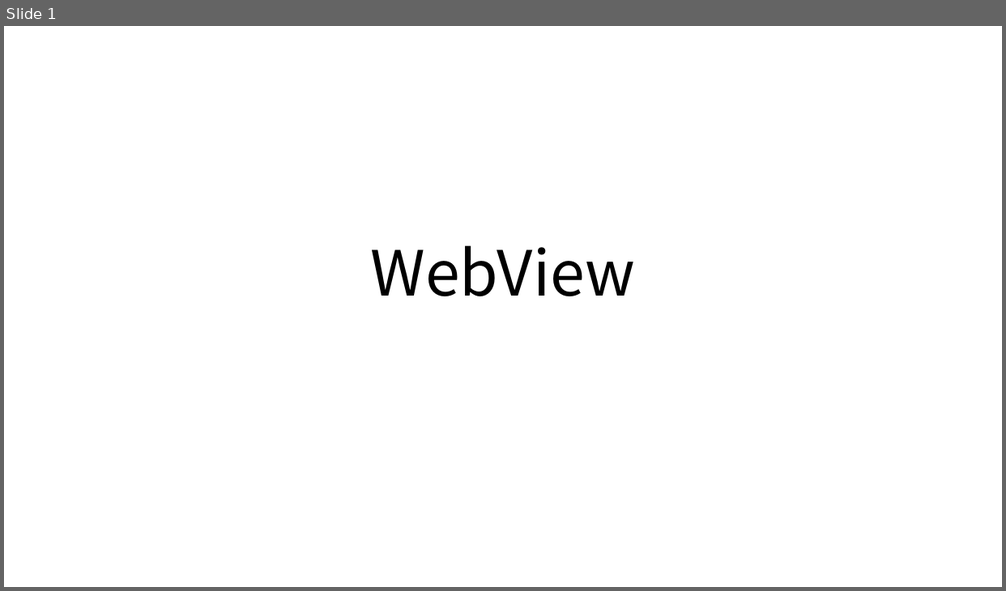
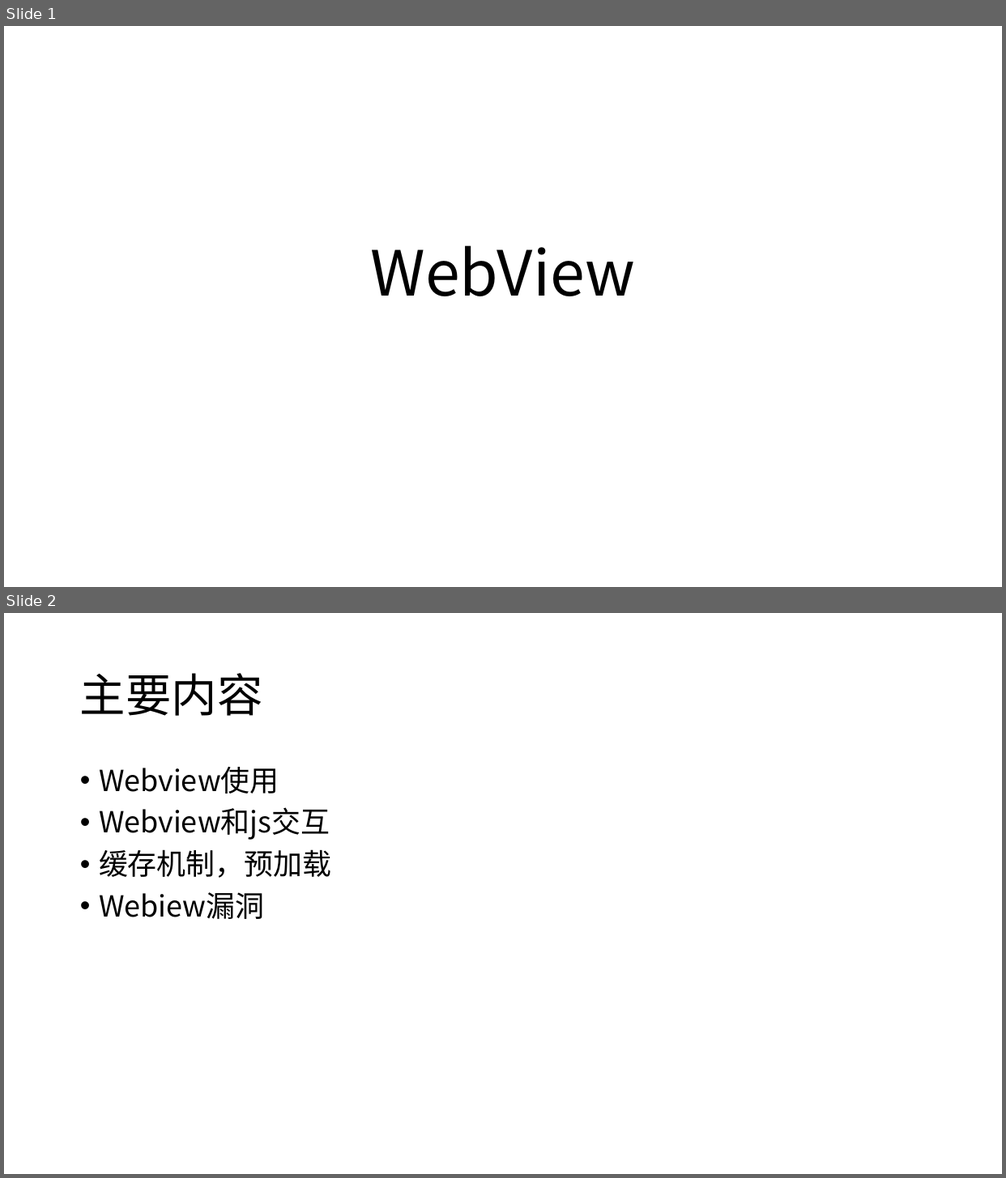
Before and after one commit to zxf2871/share, a slide deck: webview讲解.pptx. Shown one above the other, each under a label of ours: slide 1 before the commit, slides 1 and 2 after it. The pictures are 1006x591 and 1006x1178 pixels, drawn with LibreOffice and Linux fonts; fonts in the diff are those of the drawing. Boxes give left, top, right and bottom in pixels: in the first picture for what was removed or moved away, otherwise in the second. Text is boxed around its words. In the diff, an @@ line names an element or a change of style, - is before the commit and + after.

```diff
--- a/webview讲解.pptx
+++ b/webview讲解.pptx
@@ slide 2 added at [4, 613, 1002, 1174], background #FFFFFF @@
@@ title added at [80, 673, 263, 716], 44 pt, text #000000 @@
+主要内容
@@ text added at [99, 767, 331, 919], 28 pt, text #000000 @@
+• Webview使用
+• Webview和js交互
+• 缓存机制，预加载
+• Webiew漏洞
```
Also in this commit, not shown: 2 other slides added.
